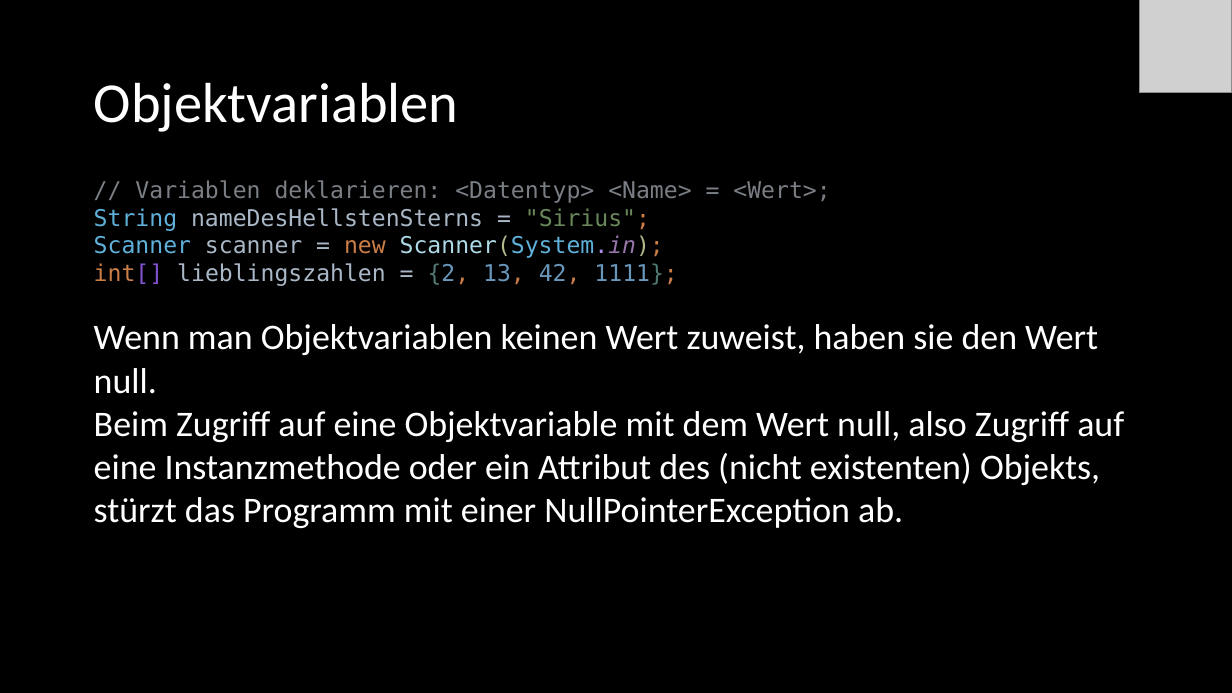
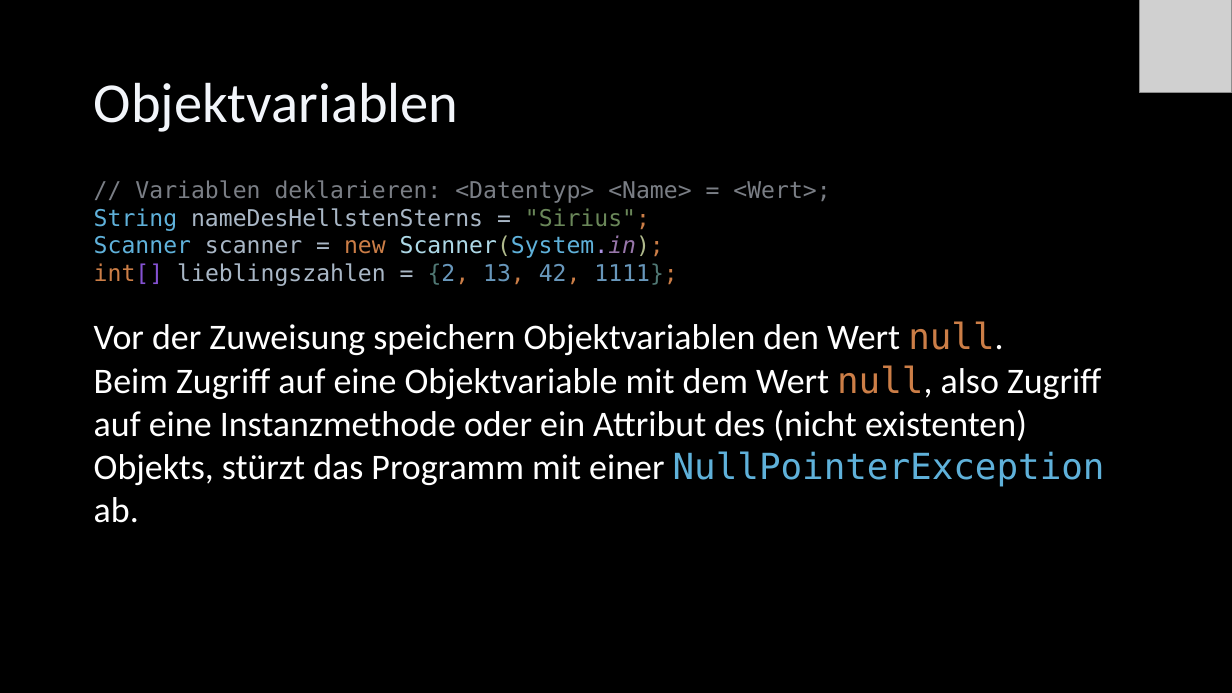
Before and after one commit to Cactusroot/Java, a slide deck: slide 13 of src/Java.pptx. Drawn at 1232x693 pixels with LibreOffice and Linux fonts; fonts in the diff are those of the drawing; grey boxes stand for pictures. Boxes give left, top, right and bottom in pixels: in the first picture for what was removed or moved away, otherwise in the second. Text is boxed around its words. In the diff, an @@ line names an element or a change of style, - is before the commit and + after.

```diff
--- a/src/Java.pptx
+++ b/src/Java.pptx
@@ text at [94,321,1003,355]: text changed @@
-Wenn man Objektvariablen keinen Wert zuweist, haben sie den Wert null.
+Vor der Zuweisung speichern Objektvariablen den Wert null.
@@ text at [94,365,1105,487]: font Calibri to DejaVu Sans Mono in "null, NullPointerException"; text colour #FFFFFF to #CC7E47 in "null,"; text colour #FFFFFF to #5FB1DA in "NullPointerException" @@
```
Also in this commit, not shown: 75 other slides changed, 3 slides added, 1 slide removed.
